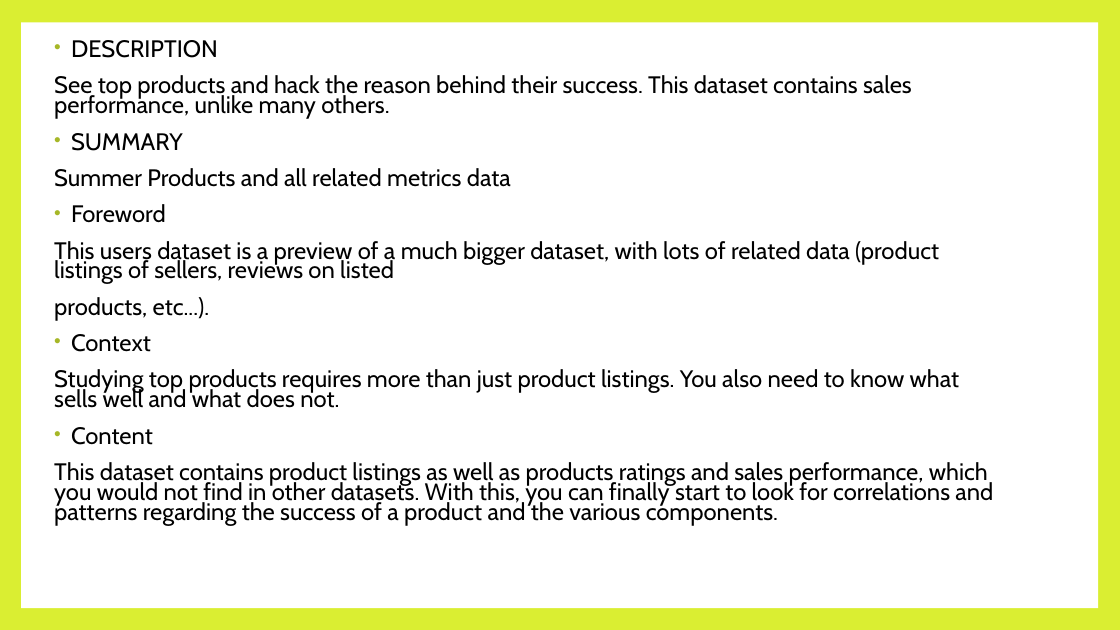
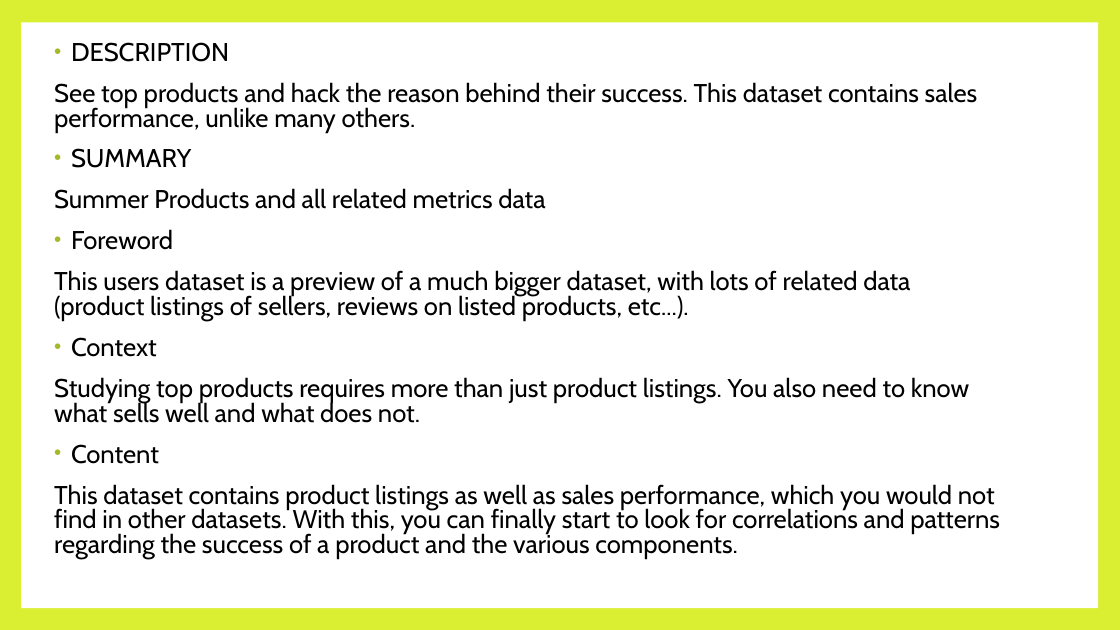
Before and after one commit to SpringNuance/Business-Intelligence, a slide deck: slide 16 of Power BI Assignment/Business Intelligence_Power BI Assignment Report.pptx. Drawn at 1120x630 pixels with LibreOffice and Linux fonts; fonts in the diff are those of the drawing. Boxes give left, top, right and bottom in pixels: in the first picture for what was removed or moved away, otherwise in the second. Text is boxed around its words. In the diff, an @@ line names an element or a change of style, - is before the commit and + after.

Commit message:
filter summer dataset

```diff
--- a/Power BI Assignment/Business Intelligence_Power BI Assignment Report.pptx
+++ b/Power BI Assignment/Business Intelligence_Power BI Assignment Report.pptx
@@ text at box(54, 42, 978, 464): size 20.4 to 22 pt in "DESCRIPTION", "See top products and hack the reason ...", "SUMMARY", "Summer Products and all related metrics data" and 4 more places; line spacing 0.7 to 0.8 @@
@@ text at box(54, 270, 910, 321): text changed; size 20.4 to 22 pt @@
-This users dataset is a preview of a much bigger dataset, with lots of related data (product listings of sellers, reviews on listed
-products, etc...).
+This users dataset is a preview of a much bigger dataset, with lots of related data (product listings of sellers, reviews on listed products, etc...).
@@ text at box(54, 484, 1000, 559): text changed; size 20.4 to 22 pt @@
-This dataset contains product listings as well as products ratings and sales performance, which you would not find in other datasets. With this, you can finally start to look for correlations and patterns regarding the success of a product and the various components.
+This dataset contains product listings as well as sales performance, which you would not find in other datasets. With this, you can finally start to look for correlations and patterns regarding the success of a product and the various components.
```
Also in this commit, not shown: 5 other slides changed, 12 slides added, 12 slides removed, 7 other files.
